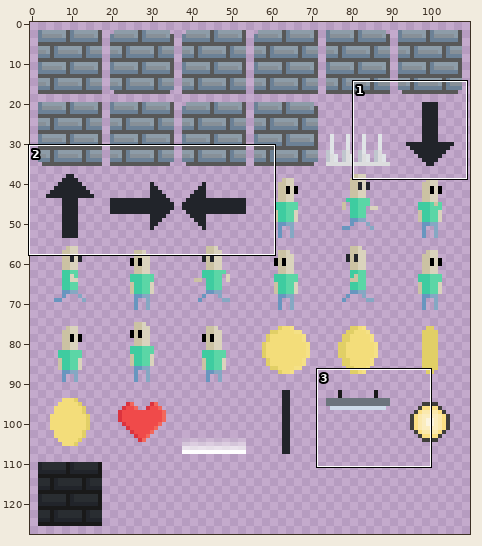
A sprite sheet gets an edit: data/img/atlas.png. Above: a wide view before the commit, with the close-up outlined.
Close-up. Old version:
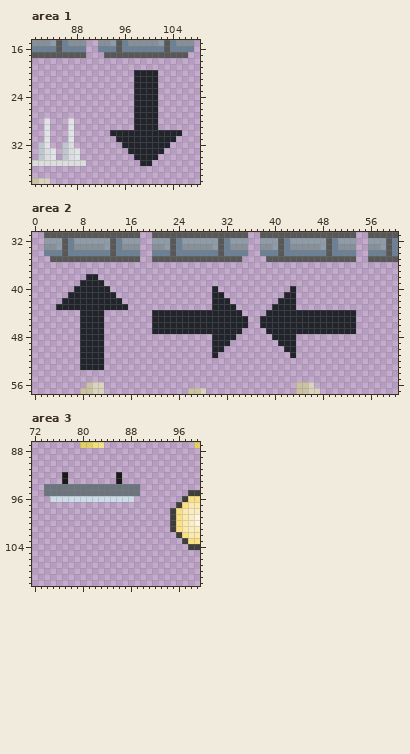
The file is 110x128 pixels. Pixels under 10% opacity are left out. Colours within 5 levels of each other are drawn and written as one. Shown: area 1: x 81..108, y 15..38; area 2: x 0..60, y 31..57; area 3: x 72..99, y 87..110.
New version:
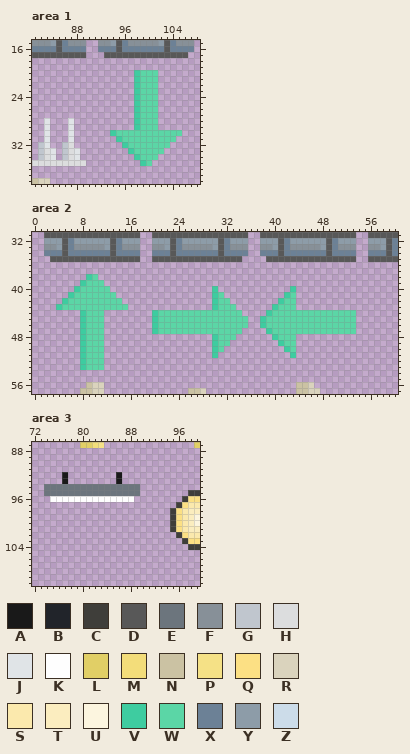
Palette (. is transparent): A #191919  B #21242a  C #3f3e3a  D #585858  E #6c757d  F #879098  G #c0c6ce  H #dcddde  J #e0e4e7  K #fefefe  L #e1cf66  M #f3dd7a  N #cbc2a3  P #f5e186  Q #fce084  R #dad3bd  S #fbe9ad  T #fbedbf  U #fcf5df  V #3ecca0  W #5bd6a6  X #6c8196  Y #8d9ca8  Z #ccdce9
The edit:
Area 1:
Colour B gives way to colour V in rows 20 to 29 at x 98; in row 30 at x 94; in row 31 at x 95; in row 32 at x 96; in row 33 at x 97; in row 34 at x 98.
Colour B gives way to colour V in row 35 at x 99.
Colour B gives way to colour W in rows 20 to 29 at x 99 to 101; in row 30 at x 95 to 105; in row 31 at x 96 to 104; in row 32 at x 97 to 103; in row 33 at x 98 to 102; in row 34 at x 99 to 101.
Colour B gives way to colour W in row 35 at x 100.
Area 2:
Colour B gives way to colour V in row 38 at x 9; in row 39 at x 8; in row 40 at x 7, 30 and 43; in row 41 at x 6, 30 and 42; in row 42 at x 5, 30 and 41; in row 43 at x 4, 30 and 40.
Colour B gives way to colour V in row 44 at x 8, 20 and 39; in rows 45 to 46 at x 8, 20 and 38; in row 47 at x 8, 20 and 39; in row 48 at x 8, 30 and 40; in row 49 at x 8, 30 and 41; in row 50 at x 8, 30 and 42.
Colour B gives way to colour V in row 51 at x 8, 30 and 43; in rows 52 to 53 at x 8.
Colour B gives way to colour W in row 38 at x 10; in row 39 at x 9 to 11; in row 40 at x 8 to 12; in row 41 at x 7 to 13, 31 and 43; in row 42 at x 6 to 14, 31 to 32 and 42 to 43; in row 43 at x 5 to 15, 31 to 33 and 41 to 43.
Colour B gives way to colour W in row 44 at x 9 to 11, 21 to 34 and 40 to 53; in rows 45 to 46 at x 9 to 11, 21 to 35 and 39 to 53; in row 47 at x 9 to 11, 21 to 34 and 40 to 53; in row 48 at x 9 to 11, 31 to 33 and 41 to 43; in row 49 at x 9 to 11, 31 to 32 and 42 to 43; in row 50 at x 9 to 11, 31 and 43.
Colour B gives way to colour W in rows 51 to 53 at x 9 to 11.
Area 3:
Colour Z gives way to colour K in row 96 at x 75 to 88.
Where, in picture pixels (left, top, right, bottom), the same in both close-ups:
changed: (110, 70, 182, 166)
changed: (56, 274, 356, 370)
changed: (50, 496, 134, 502)
